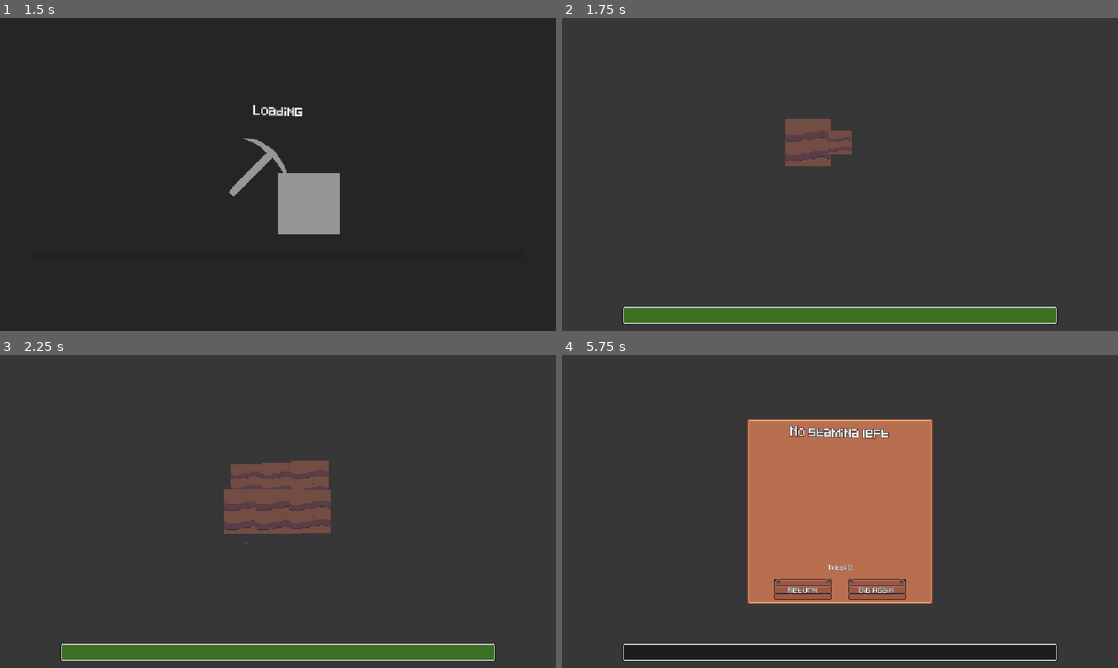
Above: before the commit, frames 1-4 (two rows, left to right).
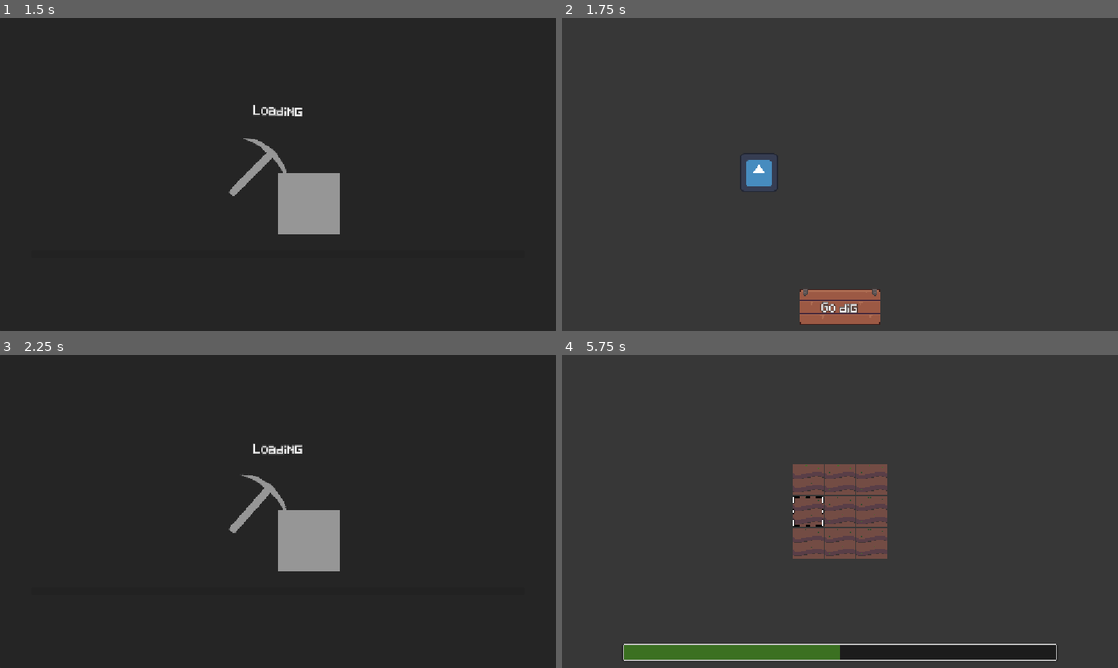
Above: after the commit, the same moments.

Repository: jakoofficial/DigNew
Game: Godot game, scene res://Scenes/MainMenu.tscn
Same seed, same stepped clock (60 frames per second), same inputs: the game is played once before the commit and once after it. The engine's default icon, where the game draws it, is replaced by a stand-in: a white triangle on a blue panel in a dark square.
Inputs (mouse positions are in pixels of both pictures, inside the frame that each line leads up to):
- Up to frame 1 (1.5 s): click "Start" at 0.5 s; move the mouse to (400, 158) at 1.27 s; click (400, 158) at 1.42 s
- Up to frame 2 (1.75 s): no input
- Up to frame 3 (2.25 s): click (278, 642) at 2 s, where only the run after the commit has a clickable "Go dig"
- Up to frame 4 (5.75 s): move the mouse to (806, 480) at 2.77 s; click (806, 480) at 2.92 s; move the mouse to (840, 480) at 3.52 s; click (840, 480) at 3.67 s; move the mouse to (873, 480) at 4.27 s; click (873, 480) at 4.42 s; tap Enter at 5 s; move the mouse to (806, 511) at 5.02 s; click (806, 511) at 5.17 s

Frame 1 is identical in both runs. In frame 2, 7.5% of the frame differs, in the area x 11-89%, y 32-98%; in frame 3, 10%; in frame 4, 21%, in the area x 11-67%, y 20-98%.

Commit message:
Added new base for skills and added the skill node

Diff:
--- /dev/null
+++ b/Nodes/SkillTree/skill_node.tscn
@@ -0,0 +1,17 @@
+[gd_scene format=3 uid="uid://3d1ldlg0qltf"]
+
+[ext_resource type="Script" uid="uid://brbovvpl56uof" path="res://Scripts/SkillTree/skill_node.gd" id="1_el3if"]
+[ext_resource type="Texture2D" uid="uid://edq0wdrwnrhq" path="res://Sprites/icon.svg" id="1_qebxp"]
+
+[sub_resource type="RectangleShape2D" id="RectangleShape2D_el3if"]
+size = Vector2(80, 80)
+
+[node name="SkillNode" type="Area2D" unique_id=436947380]
+script = ExtResource("1_el3if")
+
+[node name="Sprite2D" type="Sprite2D" parent="." unique_id=221408155]
+scale = Vector2(0.625, 0.625)
+texture = ExtResource("1_qebxp")
+
+[node name="CollisionShape2D" type="CollisionShape2D" parent="." unique_id=1091383155]
+shape = SubResource("RectangleShape2D_el3if")
--- a/Scenes/SkillTree.tscn
+++ b/Scenes/SkillTree.tscn
@@ -3,6 +3,7 @@
 [ext_resource type="Theme" uid="uid://e5uj1uvlt6aq" path="res://Themes/UI.tres" id="1_o3ipy"]
 [ext_resource type="Texture2D" uid="uid://ds8k6jks6y5l2" path="res://Sprites/Gui.png" id="1_t13jq"]
 [ext_resource type="Script" uid="uid://f1no33sjw0a8" path="res://Scripts/SkillTree/skill_tree.gd" id="2_3mp7v"]
+[ext_resource type="PackedScene" uid="uid://3d1ldlg0qltf" path="res://Nodes/SkillTree/skill_node.tscn" id="4_p2c2s"]
 
 [sub_resource type="AtlasTexture" id="AtlasTexture_o3ipy"]
 atlas = ExtResource("1_t13jq")
@@ -16,17 +17,20 @@
 atlas = ExtResource("1_t13jq")
 region = Rect2(128, 73, 116, 33)
 
-[node name="Skilltree" type="Control" unique_id=692403424]
+[node name="CanvasLayer" type="CanvasLayer" unique_id=639356402]
+script = ExtResource("2_3mp7v")
+
+[node name="Skilltree" type="Control" parent="." unique_id=692403424]
 layout_mode = 3
 anchors_preset = 15
 anchor_right = 1.0
 anchor_bottom = 1.0
 grow_horizontal = 2
 grow_vertical = 2
+mouse_filter = 2
 theme = ExtResource("1_o3ipy")
-script = ExtResource("2_3mp7v")
 
-[node name="GoDigBtn" type="TextureButton" parent="." unique_id=777619085]
+[node name="GoDigBtn" type="TextureButton" parent="Skilltree" unique_id=777619085]
 custom_minimum_size = Vector2(125, 50)
 layout_mode = 1
 anchors_preset = 7
@@ -53,7 +57,7 @@
 stretch_mode = 0
 metadata/_edit_group_ = true
 
-[node name="RichTextLabel" type="RichTextLabel" parent="GoDigBtn" unique_id=1537364336]
+[node name="RichTextLabel" type="RichTextLabel" parent="Skilltree/GoDigBtn" unique_id=1537364336]
 layout_mode = 1
 anchors_preset = 15
 anchor_right = 1.0
@@ -68,3 +72,8 @@
 autowrap_mode = 0
 horizontal_alignment = 1
 vertical_alignment = 1
+
+[node name="Skills" type="Node2D" parent="." unique_id=1100842298]
+
+[node name="SkillNode" parent="Skills" unique_id=495638960 instance=ExtResource("4_p2c2s")]
+position = Vector2(408, 320)
--- /dev/null
+++ b/Scripts/Bases/SkillBase.gd
@@ -0,0 +1,13 @@
+@abstract class_name SkillBase
+extends Area2D
+
+@export var _Icon: Texture
+@export var _Name: String = "Skill"
+@export_multiline() var _Description: String = ""
+@export var _LevelCurr: int = 0
+@export var _LevelMaxAmount: int = 1
+@export var _Unlocks: Array[SkillBase]
+@export var _UnlockRequirementAmount: int = 1
+
+@abstract
+func _Activate() -> void
--- /dev/null
+++ b/Scripts/SkillTree/skill_node.gd
@@ -0,0 +1,21 @@
+extends SkillBase
+
+var hovered: bool = false
+func _ready() -> void:
+	connect("mouse_entered", _on_mouse_entered)
+	connect("mouse_exited", _on_mouse_exited)
+
+func _on_mouse_entered() -> void:
+	hovered = true
+
+func _on_mouse_exited() -> void:
+	hovered = false
+	GM.digspotHover = false
+	Input.set_default_cursor_shape(Input.CURSOR_ARROW)
+
+func _Activate() -> void:
+	pass
+
+func _process(delta: float) -> void:
+	if hovered and Input.get_current_cursor_shape() != Input.CURSOR_POINTING_HAND:
+		Input.set_default_cursor_shape(Input.CURSOR_POINTING_HAND)
--- a/Scripts/SkillTree/skill_tree.gd
+++ b/Scripts/SkillTree/skill_tree.gd
@@ -1,10 +1,8 @@
-extends Control
-@onready var go_dig_btn: TextureButton = $GoDigBtn
+extends CanvasLayer
+@onready var go_dig_btn: TextureButton = $Skilltree/GoDigBtn
 
 func _ready() -> void:
 	go_dig_btn.connect("pressed", _GoDig)
 
 func _GoDig() -> void:
-	#GM.digDone = false
-	#PS._PStaminaCurr = PS._PStaminaMax
 	GM.load_scene(GM.Scenes.DIGAREA)
--- a/Scripts/UI/main_menu.gd
+++ b/Scripts/UI/main_menu.gd
@@ -3,4 +3,4 @@
 
 func _ready() -> void:
 	SceneManager.set_loading_screen("res://Scenes/Loading/my_load.tscn", LoadingScreen.Type.DEFAULT)
-	start_game.connect("pressed", GM.load_scene.bind(GM.Scenes.DIGAREA))
+	start_game.connect("pressed", GM.load_scene.bind(GM.Scenes.SKILLTREE))
Not shown, added: Scripts/Bases/SkillBase.gd.uid
Not shown, added: Scripts/SkillTree/skill_node.gd.uid
